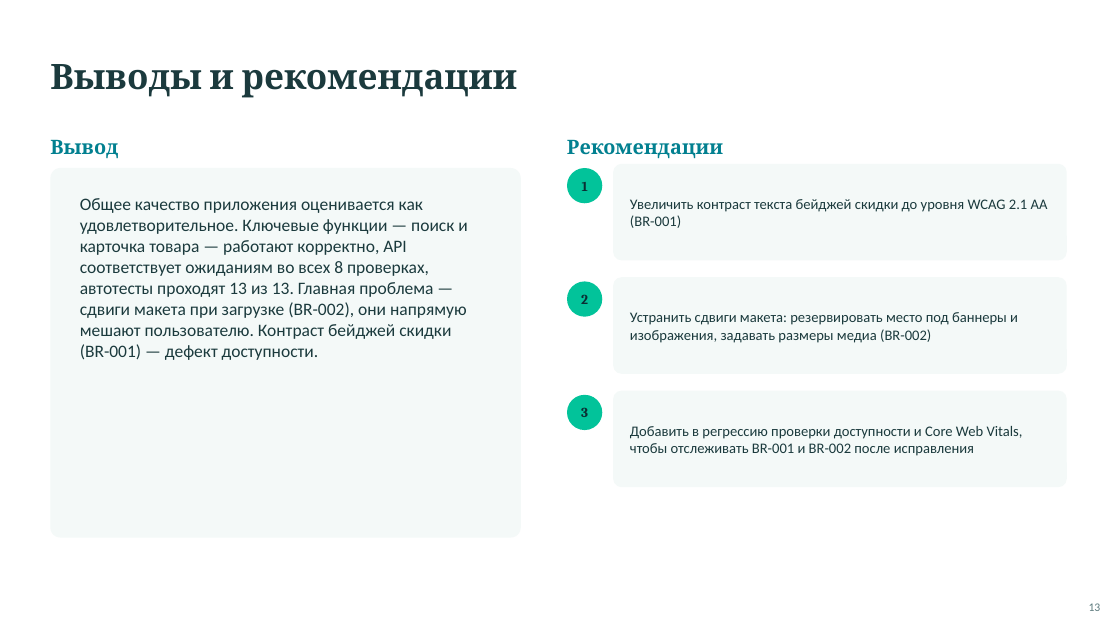
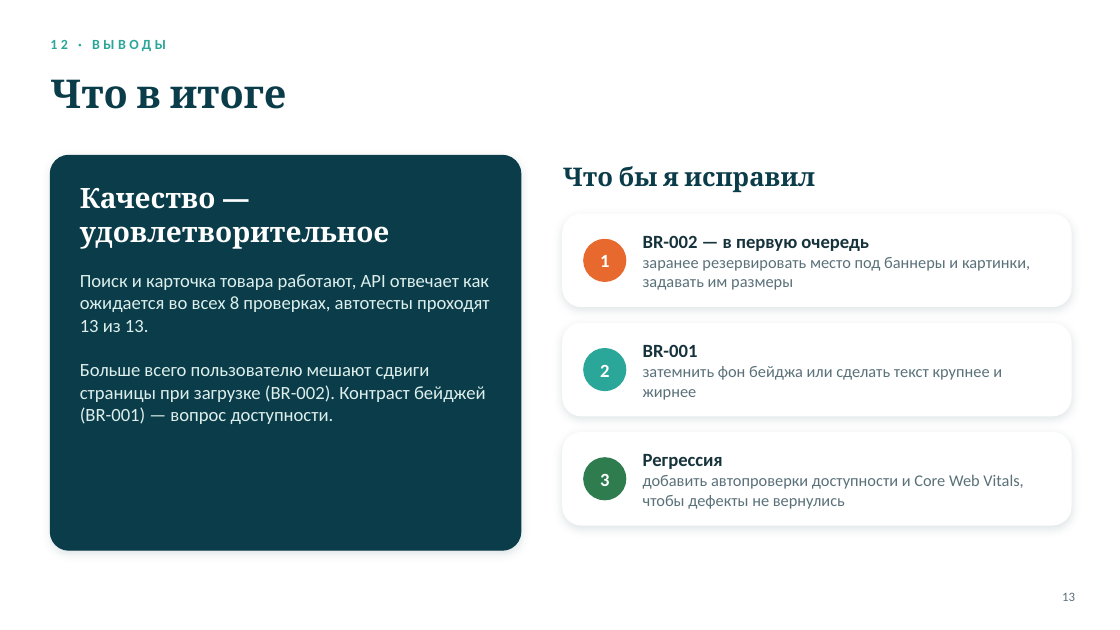
Before and after one commit to Gera-lang405/skypro-diploma-automation, a slide deck: slide 13 of diploma_presentation.pptx. Drawn at 1120x630 pixels with LibreOffice and Linux fonts; fonts in the diff are those of the drawing; background and template pictures are left out. Boxes give left, top, right and bottom in pixels: in the first picture for what was removed or moved away, otherwise in the second. Text is boxed around its words. In the diff, an @@ line names an element or a change of style, - is before the commit and + after.

Commit message:
Презентация: новый дизайн, скриншоты прогона и дефектов, заметки для видео

```diff
--- a/diploma_presentation.pptx
+++ b/diploma_presentation.pptx
@@ text added at (x1=50, y1=40, x2=166, y2=51), 12 pt, text #2BA79A, bold @@
+12 · ВЫВОДЫ
@@ text removed at (x1=50, y1=64, x2=517, y2=98) @@
-Выводы и рекомендации
@@ text added at (x1=50, y1=79, x2=287, y2=109), 34 pt, text #0B3C49, bold @@
+Что в итоге
@@ text removed at (x1=50, y1=139, x2=118, y2=158) @@
-Вывод
@@ text removed at (x1=567, y1=139, x2=723, y2=159) @@
-Рекомендации
@@ rounded rectangle resized from (x1=50, y1=168, x2=521, y2=538) to (x1=50, y1=155, x2=521, y2=550) @@
@@ rounded rectangle at (x1=50, y1=155, x2=521, y2=550): fill #F4F9F8 to #0B3C49; outline none to #0B3C49 1 pt; shadow on; proportions changed @@
@@ text added at (x1=563, y1=166, x2=815, y2=192), 22 pt, text #0B3C49, bold @@
+Что бы я исправил
@@ ellipse removed at (x1=567, y1=168, x2=602, y2=203) @@
@@ text added at (x1=80, y1=188, x2=390, y2=249), 24 pt, text #FFFFFF, bold @@
+Качество — удовлетворительное
@@ text removed at (x1=630, y1=199, x2=1048, y2=228) @@
-Увеличить контраст текста бейджей скидки до уровня WCAG 2.1 AA (BR-001)
@@ fill #F4F9F8 to #FFFFFF; outline none to #FFFFFF 1 pt; shadow on; proportions changed in 3 elements at (x1=563, y1=433, x2=1071, y2=525), (x1=563, y1=323, x2=1071, y2=416), (x1=563, y1=214, x2=1071, y2=307) @@
@@ rounded rectangle resized from (x1=613, y1=164, x2=1067, y2=260) to (x1=563, y1=214, x2=1071, y2=307) @@
@@ size 11.8 to 16 pt, font Cambria to Calibri, text colour #0B2E33 to #FFFFFF in 3 elements at (x1=600, y1=474, x2=609, y2=486), (x1=600, y1=365, x2=609, y2=377), (x1=600, y1=255, x2=609, y2=267) @@
@@ text "1" moved from (x1=582, y1=182, x2=588, y2=191) to (x1=600, y1=255, x2=609, y2=267) @@
@@ ellipse resized from (x1=567, y1=281, x2=602, y2=317) to (x1=584, y1=239, x2=626, y2=281) @@
@@ ellipse at (x1=584, y1=239, x2=626, y2=281): fill #02C39A to #E8692E; outline none to #E8692E 1 pt @@
@@ text at (x1=643, y1=235, x2=1030, y2=290): text changed; size 12.5 to 14 pt; text colour #1B3A3D to #5A7179 @@
-Устранить сдвиги макета: резервировать место под баннеры и изображения, задавать размеры медиа (BR-002)
+BR-002 — в первую очередь
+заранее резервировать место под баннеры и картинки, задавать им размеры
@@ text at (x1=80, y1=274, x2=490, y2=424): text changed; size 15 to 16 pt; text colour #1B3A3D to #DCEFEC @@
-Общее качество приложения оценивается как удовлетворительное. Ключевые функции — поиск и карточка товара — работают корректно, API соответствует ожиданиям во всех 8 проверках, автотесты проходят 13 из 13. Главная проблема — сдвиги макета при загрузке (BR-002), они напрямую мешают пользователю. Контраст бейджей скидки (BR-001) — дефект доступности.
+Поиск и карточка товара работают, API отвечает как ожидается во всех 8 проверках, автотесты проходят 13 из 13.
+Больше всего пользователю мешают сдвиги страницы при загрузке (BR-002). Контраст бейджей (BR-001) — вопрос доступности.
@@ rounded rectangle resized from (x1=613, y1=277, x2=1067, y2=374) to (x1=563, y1=323, x2=1071, y2=416) @@
@@ text "2" moved from (x1=581, y1=294, x2=588, y2=304) to (x1=600, y1=365, x2=609, y2=377) @@
@@ ellipse resized from (x1=567, y1=395, x2=602, y2=430) to (x1=584, y1=349, x2=626, y2=391) @@
@@ ellipse at (x1=584, y1=349, x2=626, y2=391): fill #02C39A to #2BA79A; outline none to #2BA79A 1 pt @@
@@ text added at (x1=643, y1=344, x2=1002, y2=400), 14 pt, text #5A7179 @@
+BR-001
+затемнить фон бейджа или сделать текст крупнее и жирнее
@@ rounded rectangle resized from (x1=613, y1=391, x2=1067, y2=487) to (x1=563, y1=433, x2=1071, y2=525) @@
@@ text "3" moved from (x1=581, y1=407, x2=588, y2=417) to (x1=600, y1=474, x2=609, y2=486) @@
@@ ellipse added at (x1=584, y1=458, x2=626, y2=500), fill #2F7D4F, outline #2F7D4F 1 pt @@
@@ text at (x1=643, y1=454, x2=1023, y2=509): text changed; size 12.5 to 14 pt; text colour #1B3A3D to #5A7179 @@
-Добавить в регрессию проверки доступности и Core Web Vitals, чтобы отслеживать BR-001 и BR-002 после исправления
+Регрессия
+добавить автопроверки доступности и Core Web Vitals, чтобы дефекты не вернулись
@@ text "13" moved from (x1=1089, y1=603, x2=1101, y2=611) to (x1=1062, y1=592, x2=1075, y2=601) @@
@@ text "13" at (x1=1062, y1=592, x2=1075, y2=601): size 10 to 11 pt, text colour #5C7A7D to #5A7179 @@
```
Also in this commit, not shown: 12 other slides changed, 1 slide added, 1 slide removed.
